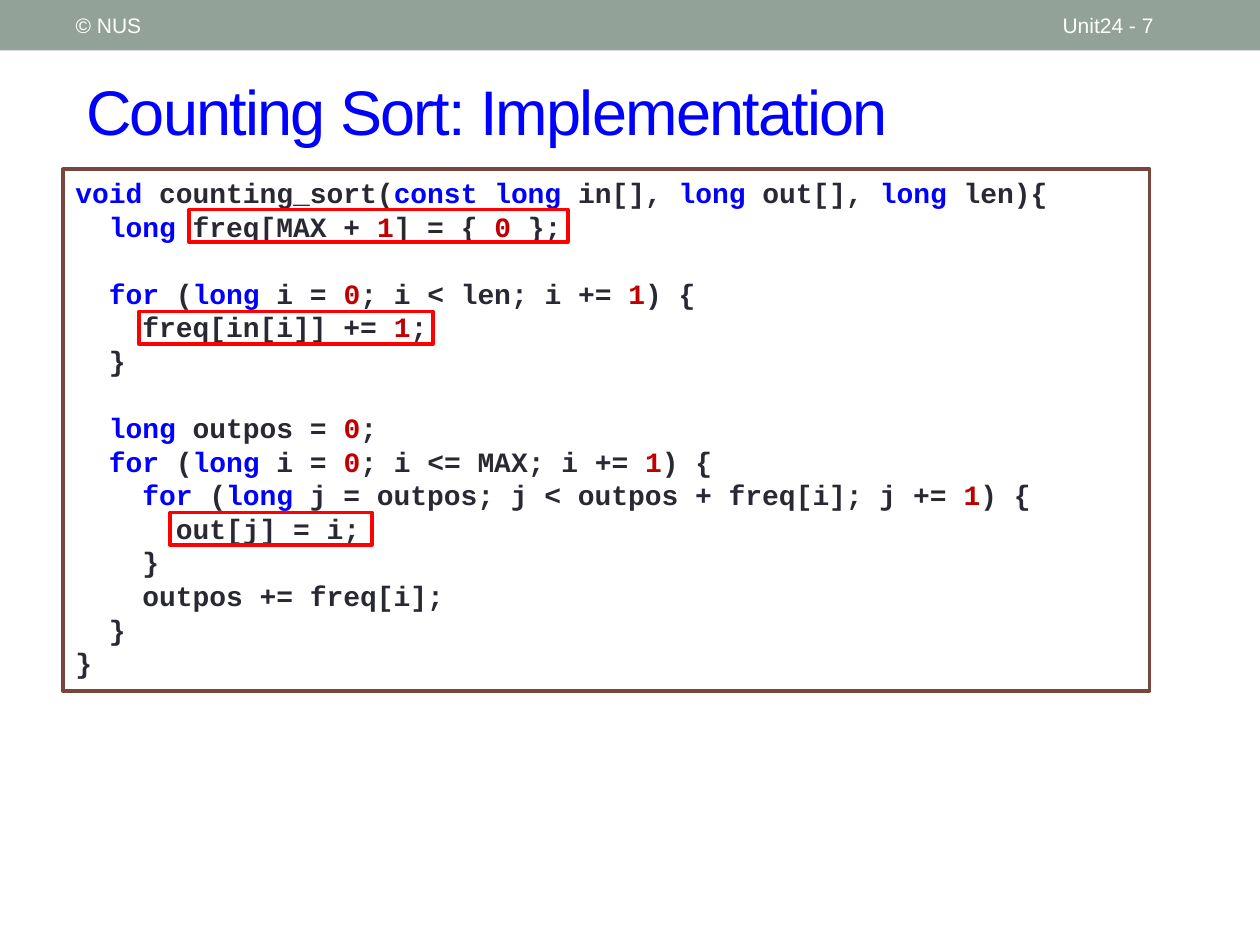
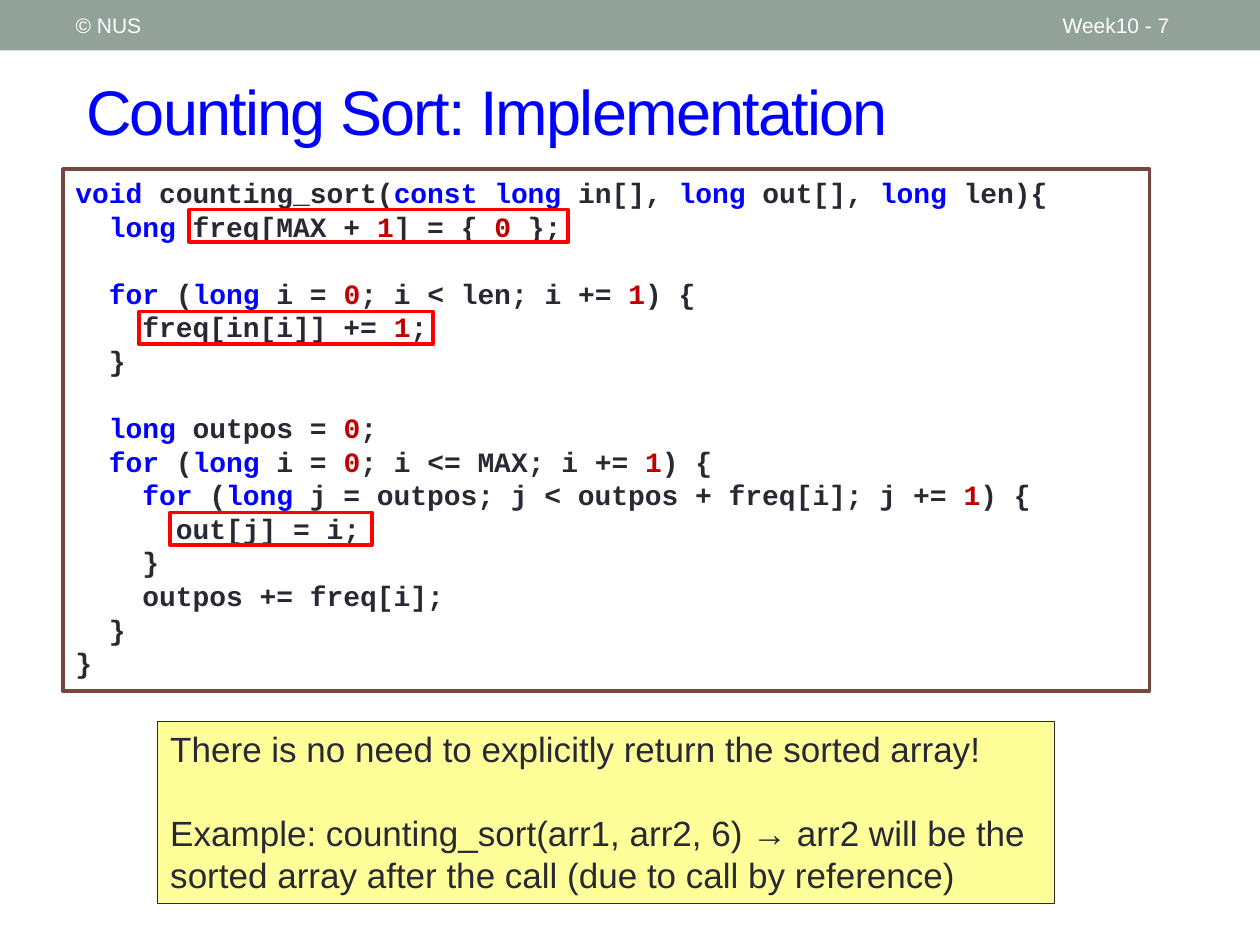
Before and after one commit to nus-cs1010-2021-s2/website, a slide deck: slide 7 of slides/Week10_Recap.pptx. Drawn at 1260x945 pixels with LibreOffice and Linux fonts; fonts in the diff are those of the drawing. Boxes give left, top, right and bottom in pixels: in the first picture for what was removed or moved away, otherwise in the second. Text is boxed around its words. In the diff, an @@ line names an element or a change of style, - is before the commit and + after.

```diff
--- a/slides/Week10_Recap.pptx
+++ b/slides/Week10_Recap.pptx
@@ page number at <box>1063,18,1170,33</box>: text changed @@
-Unit24 - 7
+Week10 - 7
@@ rectangle added at <box>158,721,1055,903</box>, fill #FFFF99, outline #292934 0.75 pt, 20 pt, text #292934 @@
+There is no need to explicitly return the sorted array!
+Example: counting_sort(arr1, arr2, 6) → arr2 will be the sorted array after the call (due to call by reference)
```
Also in this commit, not shown: 3 other slides changed, 2 slides added, 1 slide removed, 5 other files.
